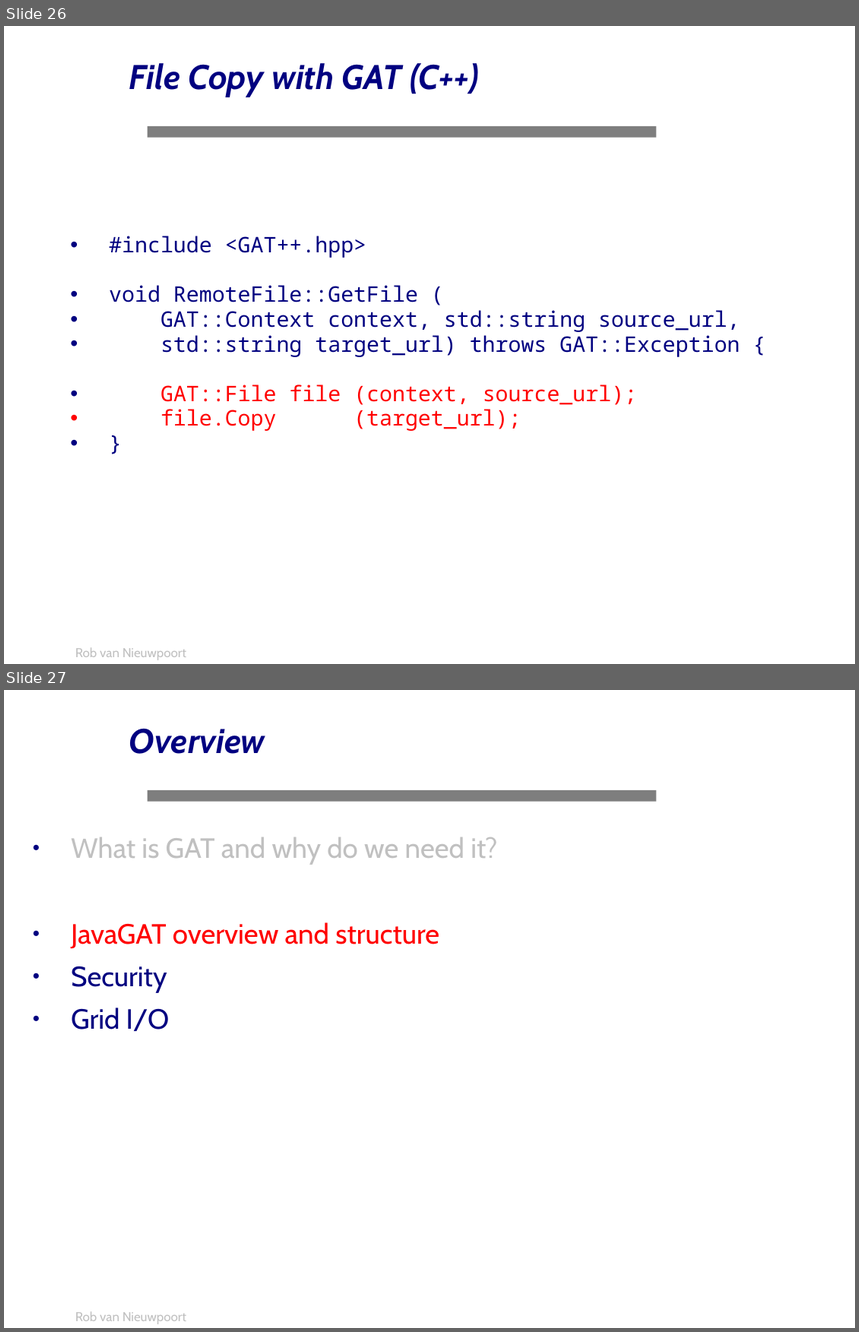
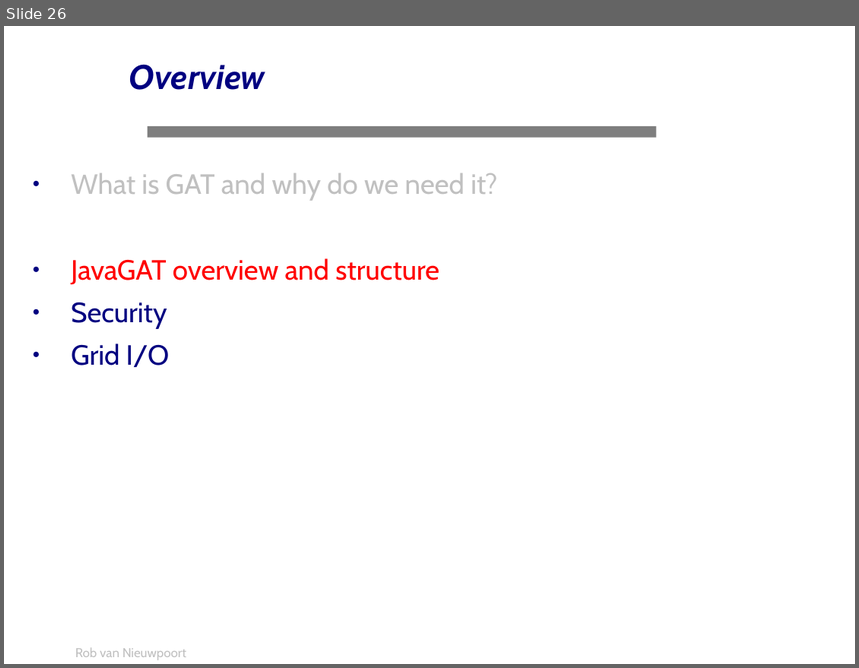
Before and after one commit to JungleComputing/www, a slide deck: tutorial/20080519-CCGrid08-Part-2-JavaGAT.odp. Shown one above the other, each under a label of ours: slides 26 and 27 before the commit, slide 26 after it. The pictures are 859x1332 and 859x668 pixels, drawn with LibreOffice and Linux fonts; fonts in the diff are those of the drawing; background and template pictures are left out. Boxes give left, top, right and bottom in pixels: in the first picture for what was removed or moved away, otherwise in the second. Text is boxed around its words. In the diff, an @@ line names an element or a change of style, - is before the commit and + after.

```diff
--- a/tutorial/20080519-CCGrid08-Part-2-JavaGAT.odp
+++ b/tutorial/20080519-CCGrid08-Part-2-JavaGAT.odp
@@ slide 26 removed at (x1=4, y1=26, x2=855, y2=664), background #FFFFFF; not listed: 2 template elements that a slide beside it also shows @@
@@ title removed at (x1=129, y1=63, x2=479, y2=97) @@
-File Copy with GAT (C++)
@@ text removed at (x1=109, y1=236, x2=740, y2=431) @@
-• #include <GAT++.hpp>
-• void RemoteFile::GetFile (
-• GAT::Context context, std::string source_url,
-• std::string target_url) throws GAT::Exception {
-• GAT::File file (context, source_url);
-• file.Copy (target_url);
-• }
@@ what was slide 27 is now slide 26 @@
```
Also in this commit, not shown: 4 slides changed, 1 slide added, 10 other files.
